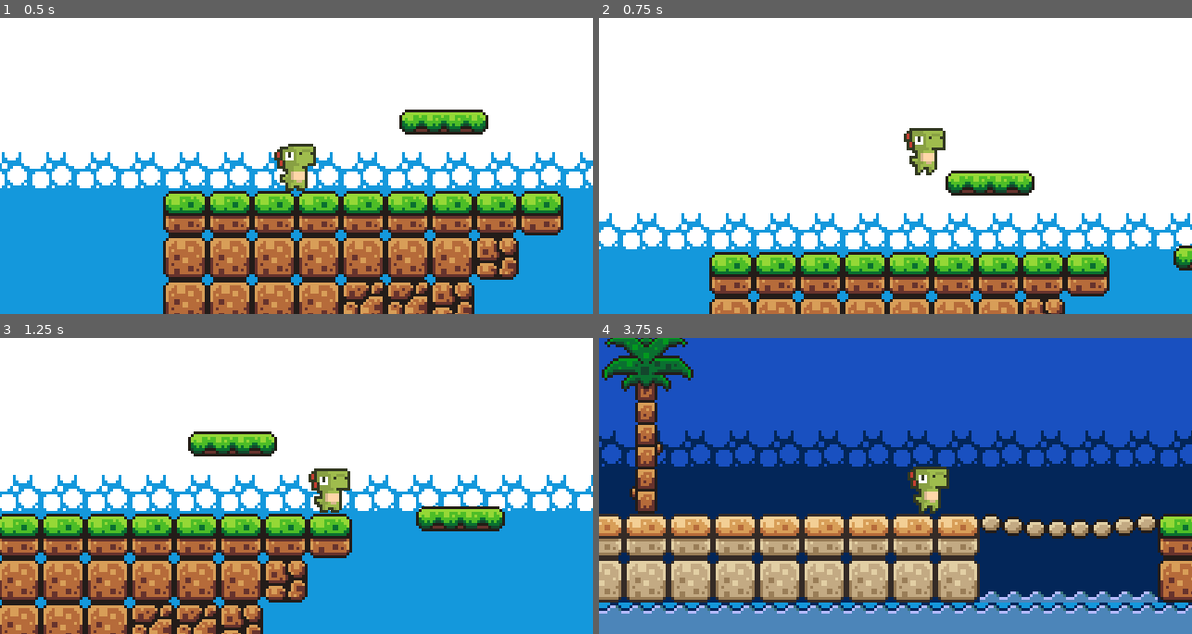
Above: before the commit, frames 1-4 (two rows, left to right).
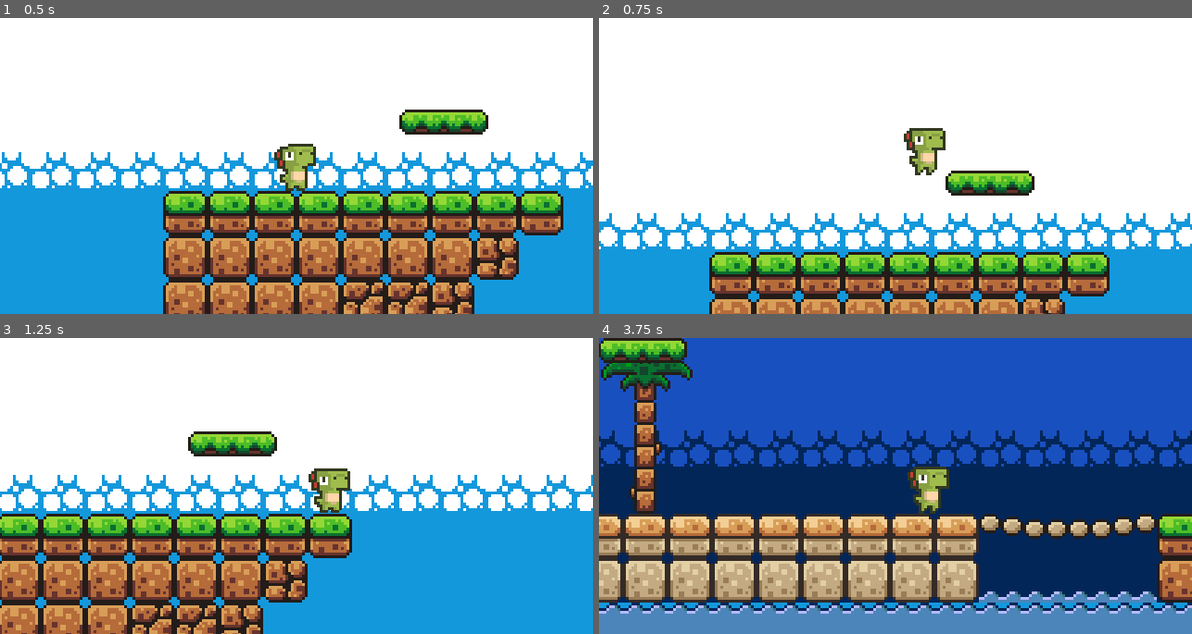
Above: after the commit, the same moments.

Repository: ItaloYS/Jogo-Dino
Game: Godot game, scene res://Levels/world_1.tscn
Same seed, same stepped clock (60 frames per second), same inputs: the game is played once before the commit and once after it.
Inputs:
- Up to frame 1 (0.5 s): no input
- Up to frame 2 (0.75 s): tap Enter (ui_accept) at 0.5 s; hold Right (ui_right) from 0.53 s (still down)
- Up to frame 3 (1.25 s): keep holding Right (ui_right); tap Enter (ui_accept) at 0.77 s
- Up to frame 4 (3.75 s): tap Enter (ui_accept) at 1.52, 3.02 s; release Right (ui_right) at 2.03 s; hold Left (ui_left) 2.03-2.78 s; hold Right (ui_right) from 2.78 s (still down)

Frame 1 is identical in both runs. In frame 2, 0.2% of the frame differs, in the area x 96-100%, y 76-86%; in frame 3, 1.2%; in frame 4, 6.0%, in the area x 0-100%, y 0-94%.

Commit message:
Update world_1.tscn

Diff:
--- a/Levels/world_1.tscn
+++ b/Levels/world_1.tscn
@@ -438,6 +438,44 @@
 pattern_1 = SubResource("TileMapPattern_tvfs3")
 pattern_2 = SubResource("TileMapPattern_pisp4")
 
+[sub_resource type="Animation" id="Animation_ljhu6"]
+resource_name = "move"
+length = 3.0
+loop_mode = 2
+tracks/0/type = "value"
+tracks/0/imported = false
+tracks/0/enabled = true
+tracks/0/path = NodePath(".:position")
+tracks/0/interp = 1
+tracks/0/loop_wrap = true
+tracks/0/keys = {
+"times": PackedFloat32Array(0, 3),
+"transitions": PackedFloat32Array(1, 1),
+"update": 0,
+"values": [Vector2(135, 22), Vector2(135, 210)]
+}
+
+[sub_resource type="Animation" id="Animation_gjjvj"]
+length = 0.001
+tracks/0/type = "value"
+tracks/0/imported = false
+tracks/0/enabled = true
+tracks/0/path = NodePath(".:position")
+tracks/0/interp = 1
+tracks/0/loop_wrap = true
+tracks/0/keys = {
+"times": PackedFloat32Array(0),
+"transitions": PackedFloat32Array(1),
+"update": 0,
+"values": [Vector2(135, 22)]
+}
+
+[sub_resource type="AnimationLibrary" id="AnimationLibrary_i0ko0"]
+_data = {
+"RESET": SubResource("Animation_gjjvj"),
+"move": SubResource("Animation_ljhu6")
+}
+
 [node name="World1" type="Node2D"]
 position = Vector2(50, 50)
 
@@ -461,7 +499,13 @@
 rotation_smoothing_speed = 10.0
 
 [node name="AnimatableBody2D" parent="." instance=ExtResource("3_0g31d")]
-position = Vector2(135, 18)
+position = Vector2(135, 22)
+
+[node name="AnimationPlayer" type="AnimationPlayer" parent="AnimatableBody2D"]
+libraries = {
+"": SubResource("AnimationLibrary_i0ko0")
+}
+autoplay = "move"
 
 [node name="AnimatableBody2D2" parent="." instance=ExtResource("3_0g31d")]
 position = Vector2(53, -9)
Not shown: 1 places in Levels/world_1.tscn that only renumber resources
